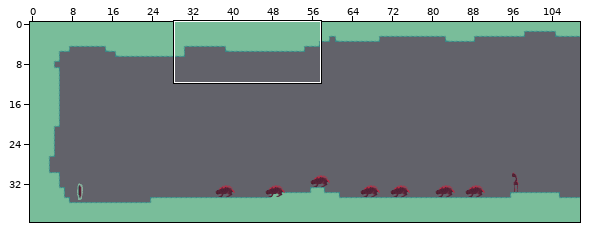
Tiled map -- assets/levels/adlar.tmx. The picture above shows the old version from afar; the outline marks the close-up.
Close-up. Before:
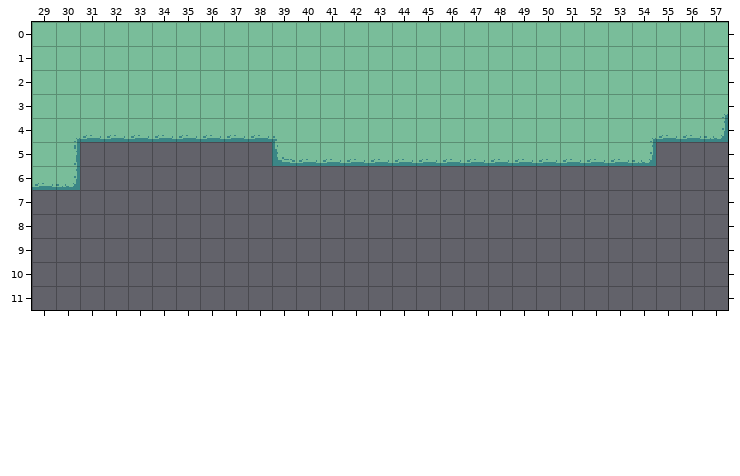
Cells are 16x16 px. Shown: x 29..57, y 0..11. The commit also changed other parts of the map, which this record leaves out.
The same view after the edit:
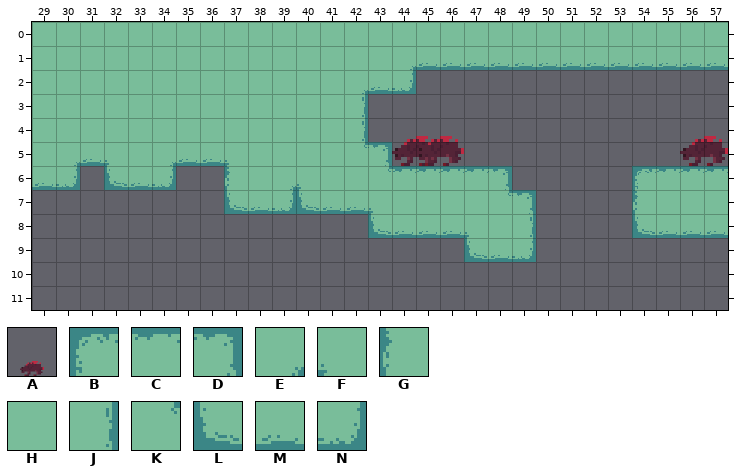
Key: from "enemies": A 3; from "level_tiles": B 0, C 1, D 2, E 3, F 4, G 5, H 6, J 7, K 8, L 10, M 11, N 12.
_ is an empty cell, . an unchanged one.
Objects are placed by their top-left corner, in cells (3,4 is the top-left corner of cell 3,4); size is 1x1 cell unless given.
Diff:
--- layer "Foreground"
@@ x 30..57 @@
- 1 ..............HHHHHHHHHHHHHH
- 2 ............HHHHHHHHHHHHHHHH
- 3 ............HHHHHHHHHHHHHHHE
- 4 EMMMMMMMMF..HHHHHHHHHHHHEMMN
- 5 J________LMMMMMMMMMMMMMMN...
- 6 ..___..____________.....____
- 7 ......._____________....____
- 8 ............._______....____
- 9 .................___........
+ 1 ..............EMMMMMMMMMMMMM
+ 2 ............EMN_____________
+ 3 ............J_______________
+ 4 HHHHHHHHHH..J_______________
+ 5 EMFHEMMFHHHHKD___________...
+ 6 ..LMN..GHEFHHKCCCCD.....BCCC
+ 7 .......LMNLMMFHHHHKD....GHHH
+ 8 .............LMMMFHJ....LMMM
+ 9 .................LMN........
--- layer "objects"
+A "c03" at 55,2 size 4x4
+A "c03" at 43,2 size 4x4
+A "c03" at 44,2 size 4x4
